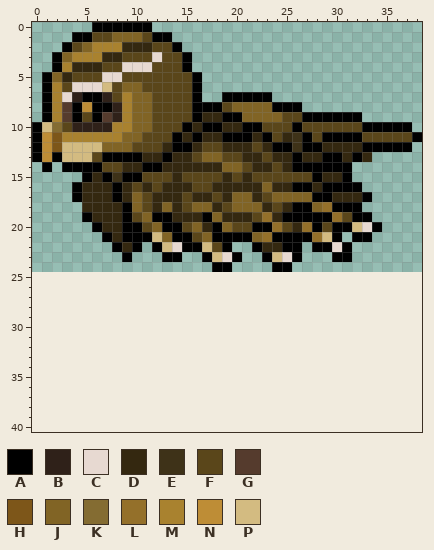
A pixel-art sprite gets an edit: core/rawAssests/sprites/buho(2).png. That is the earlier state.
The file is 78x50 pixels, drawn in blocks of 2x2; one block is one cell here. The old version is drawn lined up with the new one, on the new canvas.
Palette (. is transparent): A #000000  B #2f2119  C #e7d9d1  D #342810  E #3e3218  F #5a461a  G #553b2d  H #7d5619  J #816425  K #846c32  L #94702a  M #a9822f  N #be8d36  P #d3bb81
Pixels before, first column x 0:
 0 ......AAAAAA...........................
 1 ....AAFFJJJFAA.........................
 2 ...AFJMMMDDDFFA........................
 3 ..AJMMMDDFFFCFFA.......................
 4 ..AMDDDFFCCCFFFA.......................
 5 .AJDFFFCCFFFFFFFA......................
 6 .AMFCCCPFJJFFFFFA......................
 7 .AMCBAABFMJJFFFFA..AAAAA...............
 8 .AMGANAABMJJFFFFAAAFJJJJAAA............
 9 .AMGAFAGBMJJFFFFADDAAJJJJFFAAAAAA......
10 APKFBBBBMMJJFFFADAADDAAFFFAFFFFFFAAAAA.
11 ANHMMMMMMJJFFFADADDAAADAFDEAFAAAAFFFFFA
12 ANHPPPPJJJFFFDAADFFDDDFDAAEAADDDDAAAAA.
13 ANAPPPFAAAADDADDFJJFFDDFDDADDAADAD.....
14 .A.AAAAFFDDAADDDDDDJJFDDFDAAAAAA.......
15 .....ADAEAAFFFDFFFFDFDFFFFFFADDA.......
16 ....ADDDADFDFDDDFFDDDDDJDDAADAAAA......
17 ....ADDDADJFDDDFDDFDJJDFJJJJAADDDA.....
18 .....DDDDAJFDJDFJJDFJJJDFDAAJLAAA......
19 .....ADDDAFJAADDDAJDDDFLDAAAAALFAA.....
20 ......ADDAAFJAAFJDAJFFAALFDLAFAAPCA....
21 .......ADAAAPJAAFJAAAAJLAAAALPA.AA.....
22 ........ADA.APCAAPFA..ADDAA.AACA.......
23 .........A...AA..APCA..APCA...AA.......
24 ..................AA....AA.............
The result:
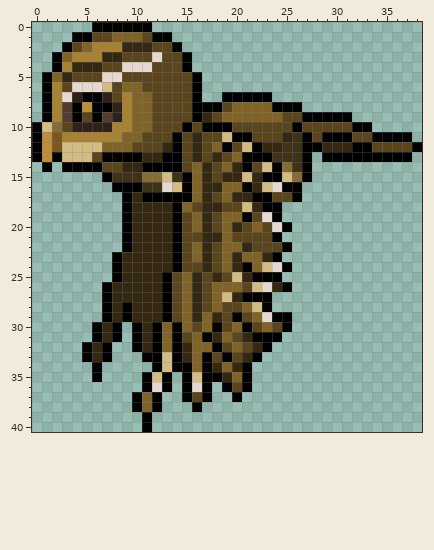
What changed:
canvas 39x25 -> 39x41
Changed rows in their new state; - is an unchanged pixel.
first column x 4:
 9 --------------FJJ-----------.------
10 ------------F--AFFF---------A-....-
11 -----------FDFFP--FF--------F-AAAA.
12 -----------F--JAFPA-DE------A-FFFFA
13 ----------AFDFD-JAAAEEEA.--A-AAAAA-
14 ---------AAFJ-F-DAFPAKE-....-------
15 -..--EEKKPEAJD--DPDAAPKA....-------
16 ....-AAEECPAJD-JJA-PCA-......------
17 .....ADAAAAAJ--JDDAAFFA.......-----
18 -....-DD-DAJFD--FPDAA........------
19 -....-DDDDAFJDFJJA-CA.........-----
20 --...-DDDD----F-D-JFCA.........----
21 ---..-DDDD-F-DDJFFFF-......-..-----
22 ----.ADDDDAFJD-JJDFFF-.-....-------
23 ----ADDDDD-FJDFJDJJDA..---..-------
24 ----ADDDDDAFFDFJDAJPC--------------
25 ----ADDDDAFJDFDFPDAAA--------------
26 ---ADDDDDAFJDFJJJFPCDA-------------
27 ---ADDDDDAFJDFJPDAAA---------------
28 ---ADADDDAFJDFJFFJPA---------------
29 ---ADADDDAFJDJDFAFJCAA-------------
30 --ADA-ADAJAJFJAFJAFJFA-------------
31 --ADA-ADAJAFJADJFDAAA--------------
32 -ADA--ADAJADJJAFJFDA---------------
33 -ADA---AAPADJAFAFDA----------------
34 --A-----APAAJADJDA-----------------
35 --A----APA-APAADJA-----------------
36 -------ACA-ACA-AFA-----------------
37 ------AJA--AFA--A------------------
38 ------AJA---A----------------------
39 -------A---------------------------
40 -------A---------------------------
Where, in picture pixels (left, top, right, bottom), the same in both pictures:
changed: (72, 112, 422, 432)
